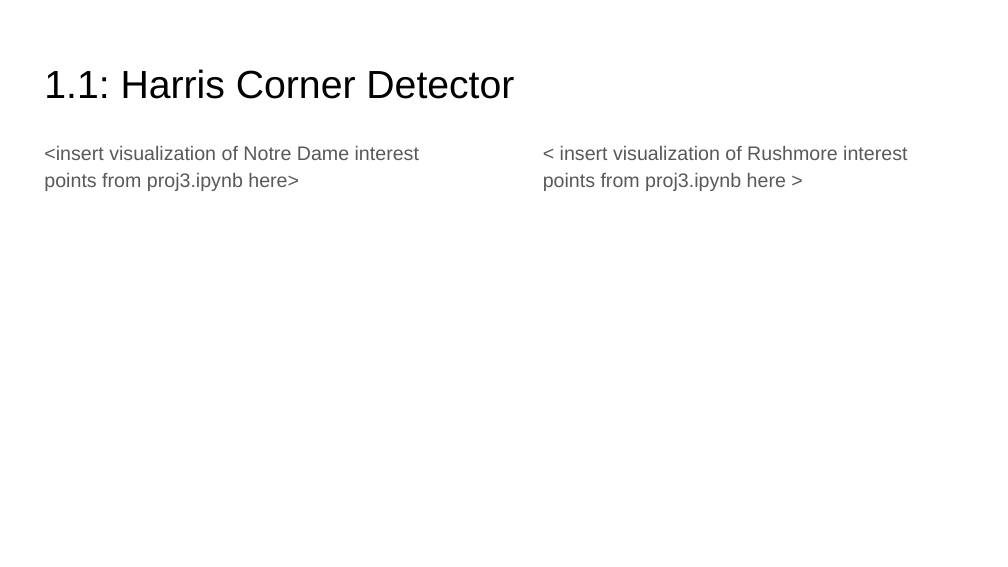
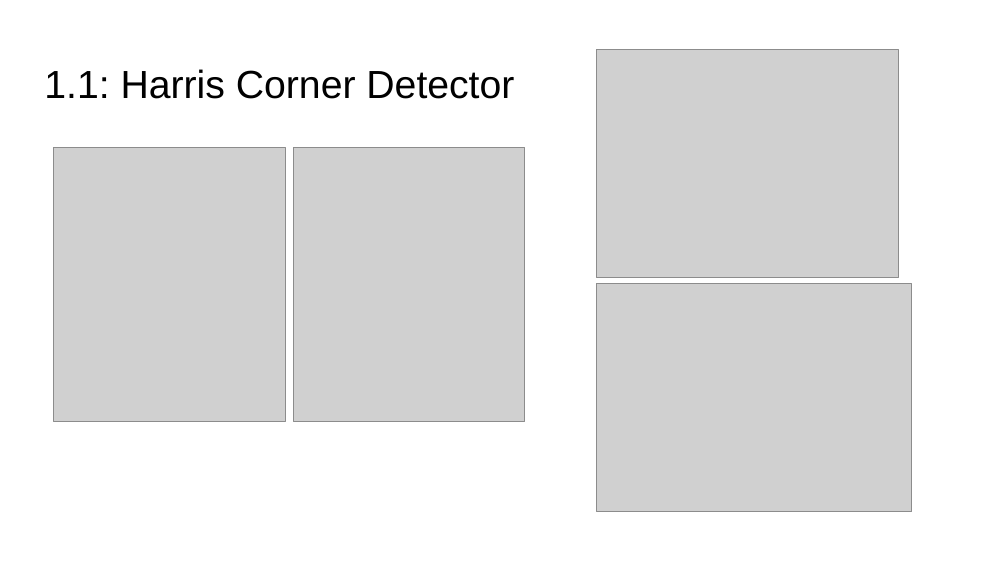
Before and after one commit to yunqingjia/cs4476, a slide deck: slide 2 of PS3/report_template.pptx. Drawn at 1008x567 pixels with LibreOffice and Linux fonts; fonts in the diff are those of the drawing; grey boxes stand for pictures. Boxes give left, top, right and bottom in pixels: in the first picture for what was removed or moved away, otherwise in the second. Text is boxed around its words. In the diff, an @@ line names an element or a change of style, - is before the commit and + after.

```diff
--- a/PS3/report_template.pptx
+++ b/PS3/report_template.pptx
@@ picture added at (x1=597, y1=49, x2=898, y2=278) @@
@@ text removed at (x1=44, y1=146, x2=419, y2=191) @@
-<insert visualization of Notre Dame interest points from proj3.ipynb here>
@@ picture added at (x1=53, y1=147, x2=285, y2=421) @@
@@ picture added at (x1=293, y1=147, x2=525, y2=421) @@
@@ text removed at (x1=543, y1=146, x2=907, y2=191) @@
-< insert visualization of Rushmore interest points from proj3.ipynb here >
@@ picture added at (x1=597, y1=283, x2=912, y2=512) @@
```
Also in this commit, not shown: 3 other slides changed, 3 other files.
